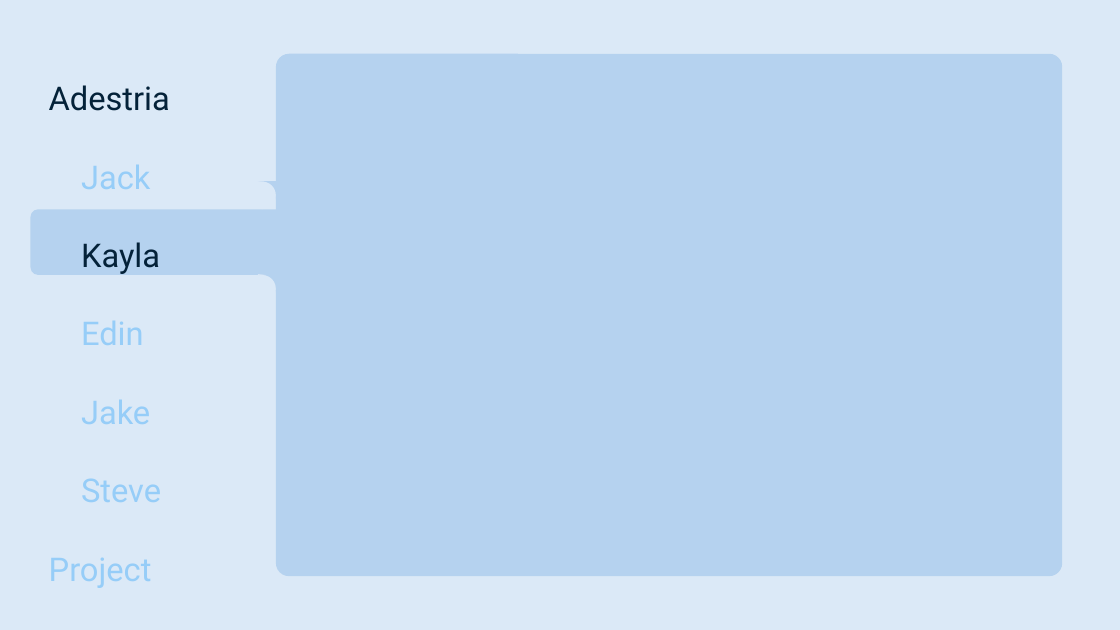
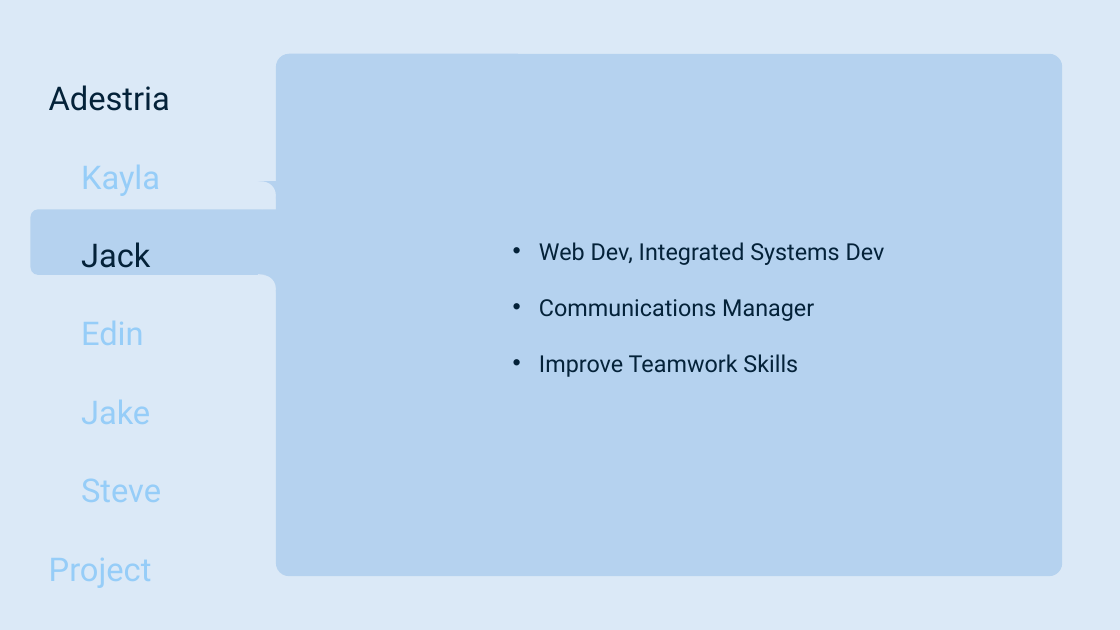
Before and after one commit to smutrux/prog1180, a slide deck: slide 6 of Deliverables/Presentation1.pptx. Drawn at 1120x630 pixels with LibreOffice and Linux fonts; fonts in the diff are those of the drawing. Boxes give left, top, right and bottom in pixels: in the first picture for what was removed or moved away, otherwise in the second. Text is boxed around its words. In the diff, an @@ line names an element or a change of style, - is before the commit and + after.

```diff
--- a/Deliverables/Presentation1.pptx
+++ b/Deliverables/Presentation1.pptx
@@ text at bbox=[81, 165, 160, 196]: paragraph added @@
+Kayla
@@ text at bbox=[81, 242, 160, 274]: paragraph removed @@
-Kayla
@@ text at bbox=[81, 242, 150, 268]: text colour #96CDF8 to #042239 in "Jack" @@
@@ text added at bbox=[539, 242, 885, 377], 20 pt, text #042239 @@
+• Web Dev, Integrated Systems Dev
+• Communications Manager
+• Improve Teamwork Skills
```
Also in this commit, not shown: 4 other slides changed.
